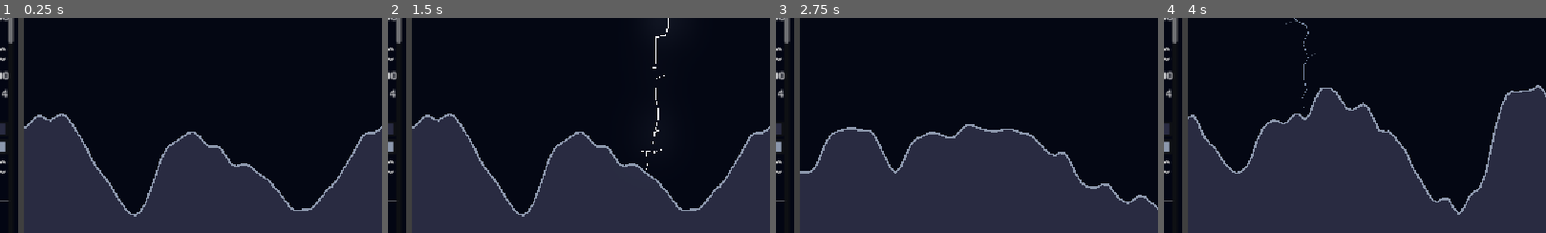
Above: before the commit, frames 1-4 (left to right).
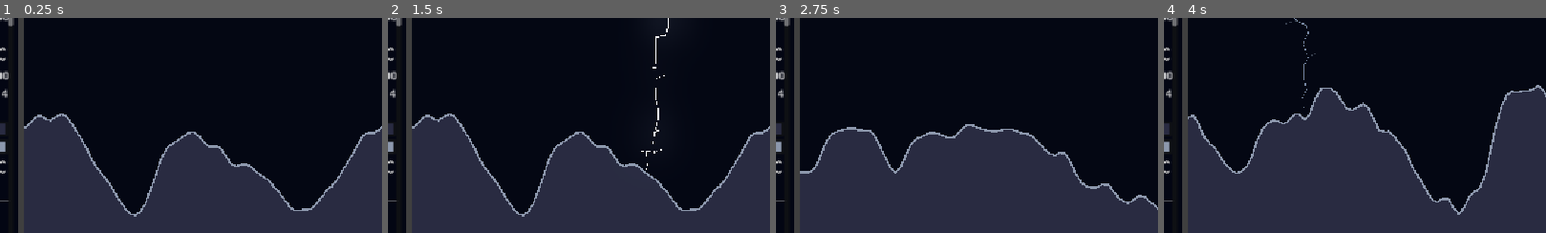
Above: after the commit, the same moments.

Repository: choe050919/lightning-sim
Game: Godot game, scene res://scenes/main.tscn
Two runs of this game, one before a commit and one after it. Both use one fixed random seed, a clock stepped at 60 frames per second and the inputs below.
Inputs (mouse positions are % of the whole screen's width and height, from its top left):
- Up to frame 1 (0.25 s): no input
- Up to frame 2 (1.5 s): click (16, 77) at 0.5 s; tap Enter at 1.25 s; move the mouse to (72, 45) at 1.27 s; hold Right from 1.28 s (still down); tap R at 1.35 s; click (72, 45) at 1.42 s
- Up to frame 3 (2.75 s): move the mouse to (30, 55) at 2.02 s; release Right at 2.03 s; hold Down from 2.03 s (still down); tap R at 2.1 s
- Up to frame 4 (4 s): tap Space at 2.75 s; move the mouse to (60, 28) at 2.77 s; release Down at 2.78 s; hold Right 2.78-3.53 s; tap R at 2.85, 3.6 s; tap Enter at 3.5 s; move the mouse to (45, 70) at 3.52 s; hold Up from 3.53 s (still down); click (45, 70) at 3.67 s
The pictures show only the part of the screen within x 31-81%, y 37-87%; the shares and areas given below are measured in that part.

The runs differ from the first frame. In frame 1, 0.1% of the frame differs, in the area x 2-4%, y 3-12%; in frame 2, 0.1%; in frame 3, 0.1%; in frame 4, 0.1%.

Commit message:
Add in-game capture: F2 screenshot, F3 record (src/ui/screenshot.gd)
A Capture node saves the root viewport (glow included) to PNG via frame_post_draw. F2 = single screenshot; F3 = toggle frame-sequence recording (GIF source). Saves to the project captures/ in the editor, or next to the executable in exported builds. Wired into main.tscn.

Co-Authored-By: Claude Opus 4.8 <noreply@anthropic.com>

Diff:
--- a/scenes/main.tscn
+++ b/scenes/main.tscn
@@ -3,6 +3,7 @@
 [ext_resource type="Script" uid="uid://cwvo5ycc5l40r" path="res://src/terrain/terrain_generator.gd" id="1_terrain"]
 [ext_resource type="Script" uid="uid://bo85y34spiyqh" path="res://src/lightning/lightning.gd" id="2_lightning"]
 [ext_resource type="Script" uid="uid://bqj75tpy4bwoy" path="res://src/ui/control_panel.gd" id="3_panel"]
+[ext_resource type="Script" path="res://src/ui/screenshot.gd" id="4_capture"]
 
 [sub_resource type="Environment" id="Environment_glow"]
 background_mode = 3
@@ -28,3 +29,6 @@
 
 [node name="ControlPanel" type="CanvasLayer" parent="." unique_id=425263777]
 script = ExtResource("3_panel")
+
+[node name="Capture" type="Node" parent="."]
+script = ExtResource("4_capture")
--- /dev/null
+++ b/src/ui/screenshot.gd
@@ -0,0 +1,68 @@
+extends Node
+
+## 인게임 캡처 도구. 루트 뷰포트(글로우 포함)를 PNG로 저장한다.
+##   F2 = 스크린샷 한 장
+##   F3 = 프레임 시퀀스 녹화 토글(GIF 소스용 연속 PNG)
+## 저장 위치: 에디터에선 res://captures/, 실행 빌드에선 실행파일 옆 captures/ 폴더.
+## (팁: 마케팅 컷은 F1로 컨트롤 패널을 끈 뒤 찍으면 깔끔하다.)
+
+@export_group("Capture")
+## 스크린샷 한 장 저장.
+@export var screenshot_key: Key = KEY_F2
+## 프레임 시퀀스 녹화 토글.
+@export var record_key: Key = KEY_F3
+## 녹화 시 몇 프레임마다 저장할지(1=매 프레임, 2=절반...). GIF를 가볍게 하려면 키운다.
+@export_range(1, 6, 1) var record_every := 2
+
+var _recording := false
+var _shoot := false
+var _rec_frame := 0
+var _rec_index := 0
+var _dir := ""
+
+func _ready() -> void:
+	_dir = _capture_dir()
+	DirAccess.make_dir_recursive_absolute(_dir)
+	# 프레임이 다 그려진 뒤 잡아야 글로우까지 포함된다.
+	RenderingServer.frame_post_draw.connect(_on_post_draw)
+
+func _unhandled_input(event: InputEvent) -> void:
+	if not (event is InputEventKey):
+		return
+	var k := event as InputEventKey
+	if not k.pressed or k.echo:
+		return
+	if k.physical_keycode == screenshot_key:
+		_shoot = true
+	elif k.physical_keycode == record_key:
+		_recording = not _recording
+		if _recording:
+			_rec_frame = 0
+			print("[capture] recording… (F3로 정지) → %s" % _dir)
+		else:
+			print("[capture] 정지: %d 프레임 → %s" % [_rec_index, _dir])
+
+func _on_post_draw() -> void:
+	if _shoot:
+		_shoot = false
+		var path := _dir.path_join("shot_%s.png" % _stamp())
+		_grab().save_png(path)
+		print("[capture] 저장: %s" % path)
+	if _recording:
+		if _rec_frame % record_every == 0:
+			_grab().save_png(_dir.path_join("rec_%06d.png" % _rec_index))
+			_rec_index += 1
+		_rec_frame += 1
+
+func _grab() -> Image:
+	return get_viewport().get_texture().get_image()
+
+## 충돌 없는 파일명용 타임스탬프(파일시스템 안전하게 ':' 치환).
+func _stamp() -> String:
+	return Time.get_datetime_string_from_system().replace(":", "-")
+
+## 저장 폴더: 에디터에선 프로젝트 내 captures/, 빌드에선 실행파일 옆 captures/.
+func _capture_dir() -> String:
+	if OS.has_feature("editor"):
+		return ProjectSettings.globalize_path("res://captures")
+	return OS.get_executable_path().get_base_dir().path_join("captures")
